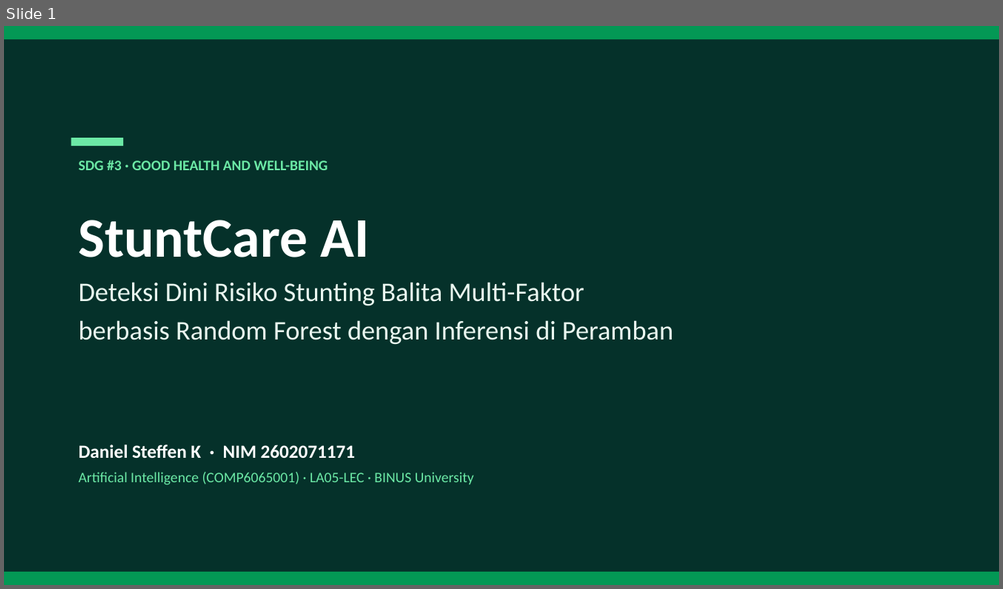
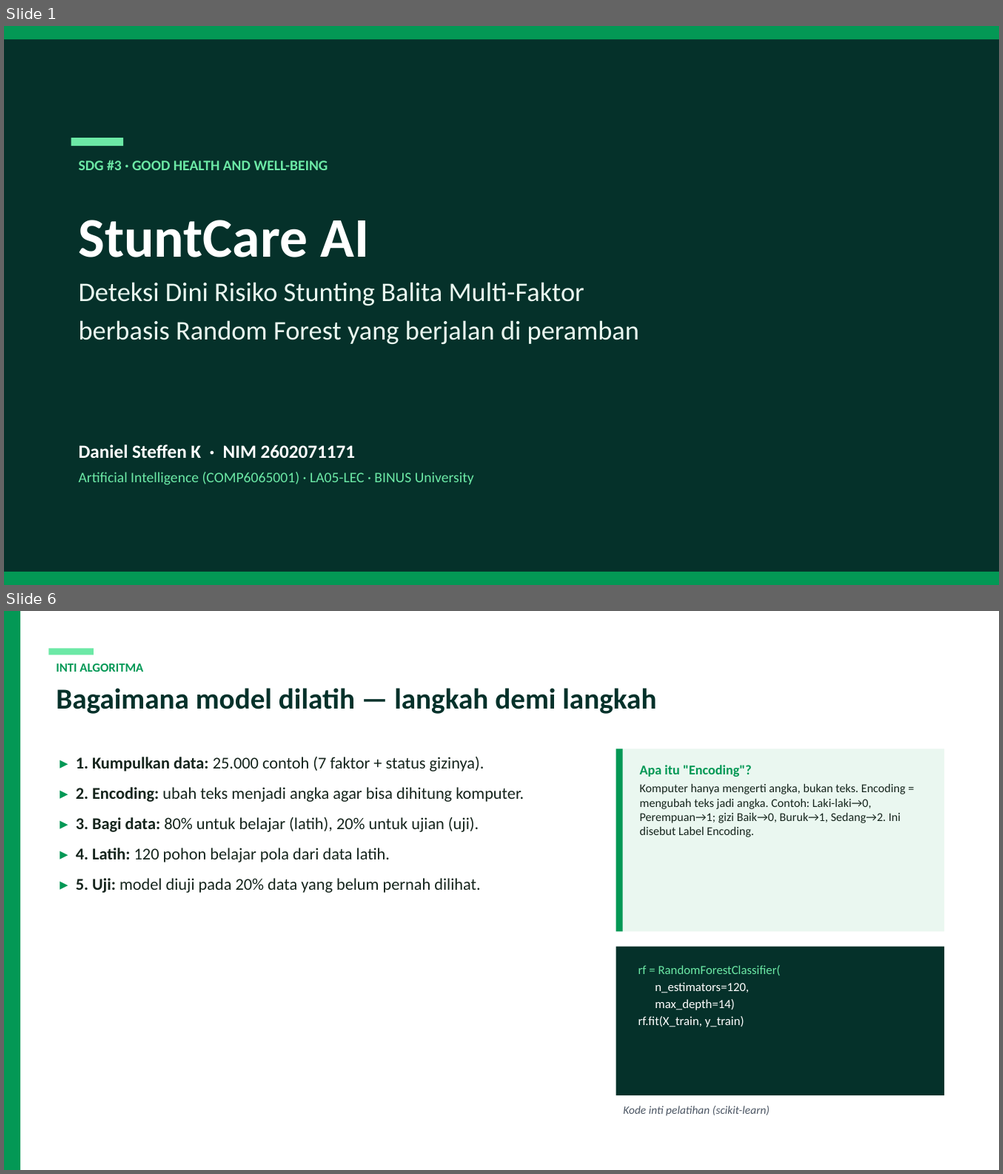
Before and after one commit to steffenkwik/machinelearning-ai, a slide deck: StuntCare_AI_Presentation.pptx. Shown one above the other, each under a label of ours: slide 1 before the commit, slides 1 and 6 after it; the slides between them are not shown. The pictures are 1003x589 and 1003x1174 pixels, drawn with LibreOffice and Linux fonts; fonts in the diff are those of the drawing. Boxes give left, top, right and bottom in pixels: in the first picture for what was removed or moved away, otherwise in the second. Text is boxed around its words. In the diff, an @@ line names an element or a change of style, - is before the commit and + after.

```diff
--- a/StuntCare_AI_Presentation.pptx
+++ b/StuntCare_AI_Presentation.pptx
@@ slide 6 added at (4,611,999,1170), background #FFFFFF @@
@@ rectangle added at (4,611,20,1170), fill #039855 @@
@@ rectangle added at (48,648,94,655), fill #6CE9A6 @@
@@ text added at (56,664,143,672), 12 pt, text #039855, bold @@
+INTI ALGORITMA
@@ text added at (56,688,656,714), 28 pt, text #05312A, bold @@
+Bagaimana model dilatih — langkah demi langkah
@@ text added at (76,757,523,893), 16 pt, text #15241C @@
+▸ 1. Kumpulkan data: 25.000 contoh (7 faktor + status gizinya).
+▸ 2. Encoding: ubah teks menjadi angka agar bisa dihitung komputer.
+▸ 3. Bagi data: 80% untuk belajar (latih), 20% untuk ujian (uji).
+▸ 4. Latih: 120 pohon belajar pola dari data latih.
+▸ 5. Uji: model diuji pada 20% data yang belum pernah dilihat.
@@ rectangle added at (616,749,944,932), fill #EAF7F0 @@
@@ rectangle added at (616,749,623,932), fill #039855 @@
@@ text added at (640,765,905,837), 11.5 pt, text #15241C @@
+Apa itu "Encoding"?
+Komputer hanya mengerti angka, bukan teks. Encoding = mengubah teks jadi angka. Contoh: Laki-laki→0, Perempuan→1; gizi Baik→0, Buruk→1, Sedang→2. Ini disebut Label Encoding.
@@ rectangle added at (616,947,944,1096), fill #05312A @@
@@ text added at (638,965,780,1028), 12 pt, text #FFFFFF @@
+rf = RandomForestClassifier(
+n_estimators=120,
+max_depth=14)
+rf.fit(X_train, y_train)
@@ text added at (623,1106,769,1116), 11 pt, text #4B5563, italic @@
+Kode inti pelatihan (scikit-learn)
@@ slide 1 changed as well @@
@@ text at (79,321,639,345): text changed @@
-berbasis Random Forest dengan Inferensi di Peramban
+berbasis Random Forest yang berjalan di peramban
```
Also in this commit, not shown: 7 other slides changed, 5 other slides added, 6 slides removed, 7 other files.
